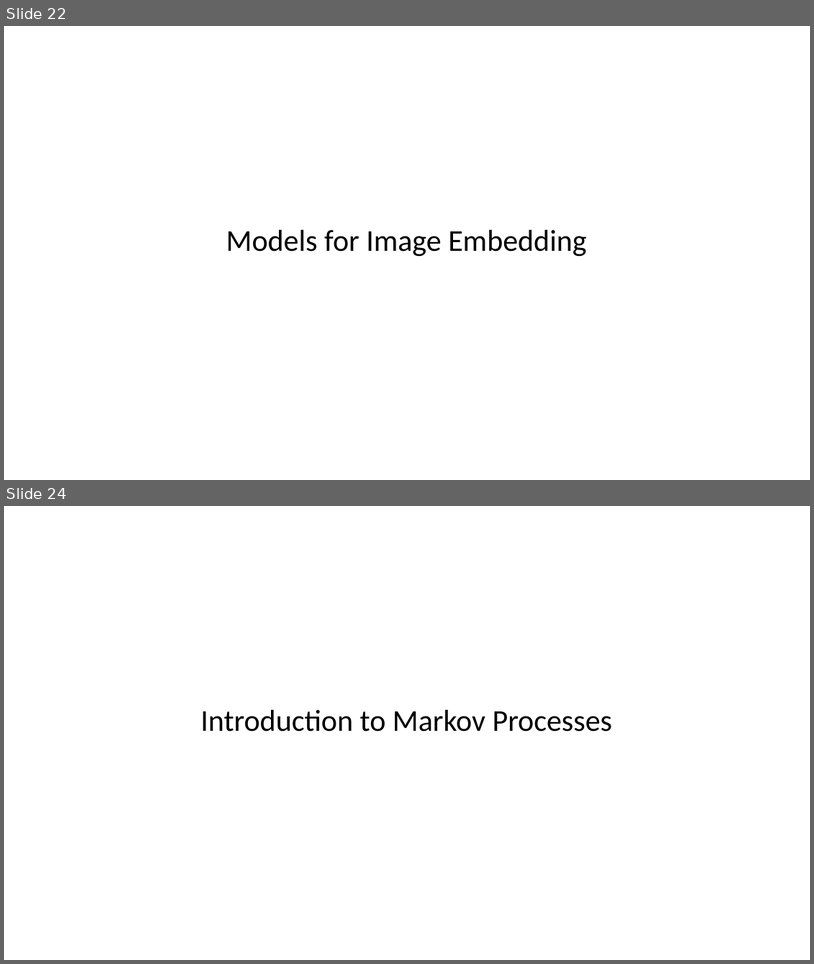
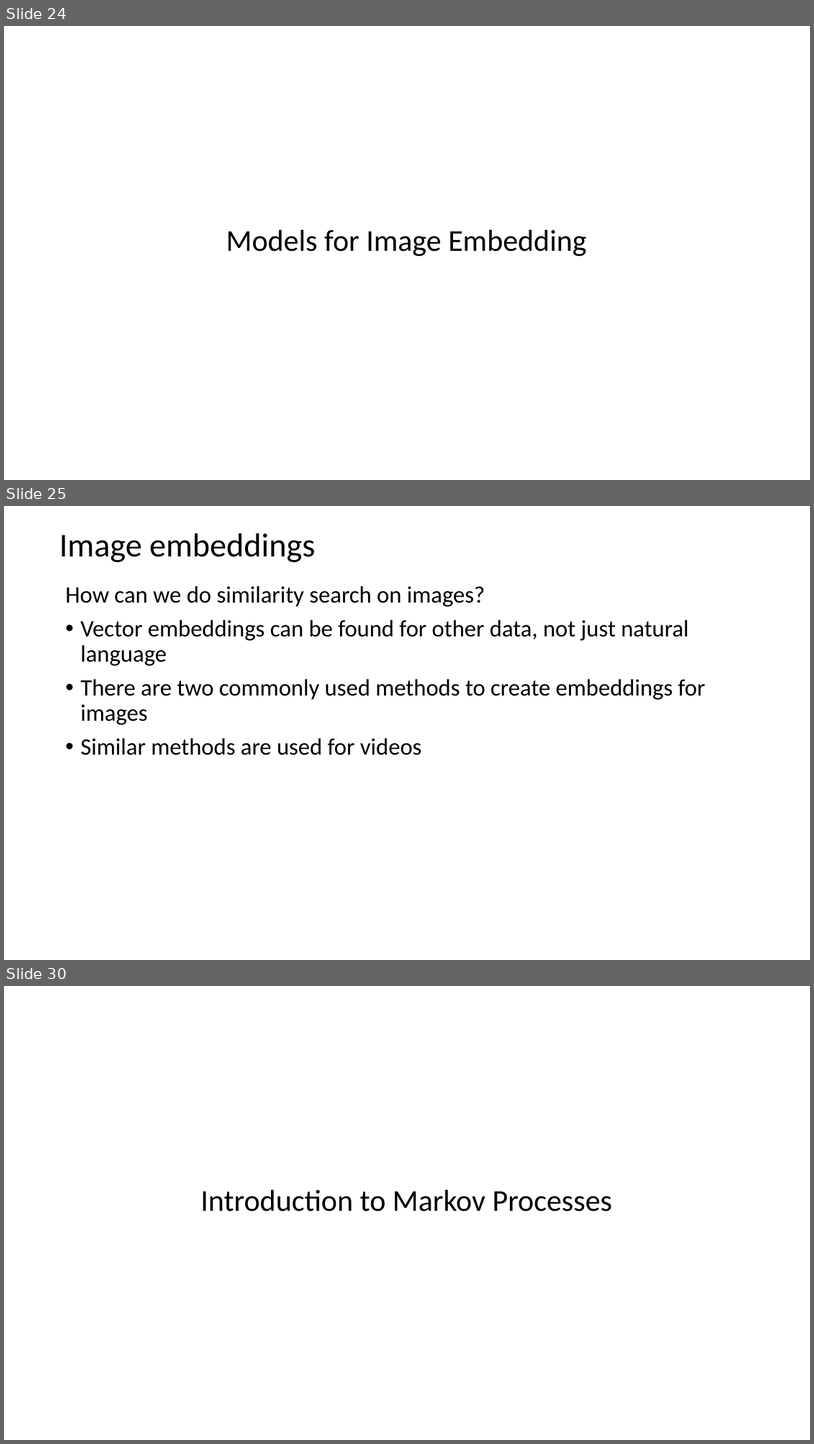
Before and after one commit to harelgabainew/school1, a slide deck: slides/7_DocumentWebSearching.pptx. Shown one above the other, each under a label of ours: slides 22 and 24 before the commit, slides 24, 25 and 30 after it; the slides between them are not shown. The pictures are 814x964 and 814x1444 pixels, drawn with LibreOffice and Linux fonts; fonts in the diff are those of the drawing. Boxes give left, top, right and bottom in pixels: in the first picture for what was removed or moved away, otherwise in the second. Text is boxed around its words. In the diff, an @@ line names an element or a change of style, - is before the commit and + after.

Commit message:
Added embedding slides

```diff
--- a/slides/7_DocumentWebSearching.pptx
+++ b/slides/7_DocumentWebSearching.pptx
@@ slide 25 added at (4, 506, 810, 960), background #FFFFFF @@
@@ title added at (59, 533, 315, 562), 39.6 pt, text #000000 @@
+Image embeddings
@@ text added at (65, 586, 706, 755), 28 pt, text #000000 @@
+How can we do similarity search on images?
+• Vector embeddings can be found for other data, not just natural language
+• There are two commonly used methods to create embeddings for images
+• Similar methods are used for videos
@@ what was slide 22 is now slide 24 @@
@@ what was slide 24 is now slide 30 @@
```
Also in this commit, not shown: 2 slides changed, 5 other slides added.
